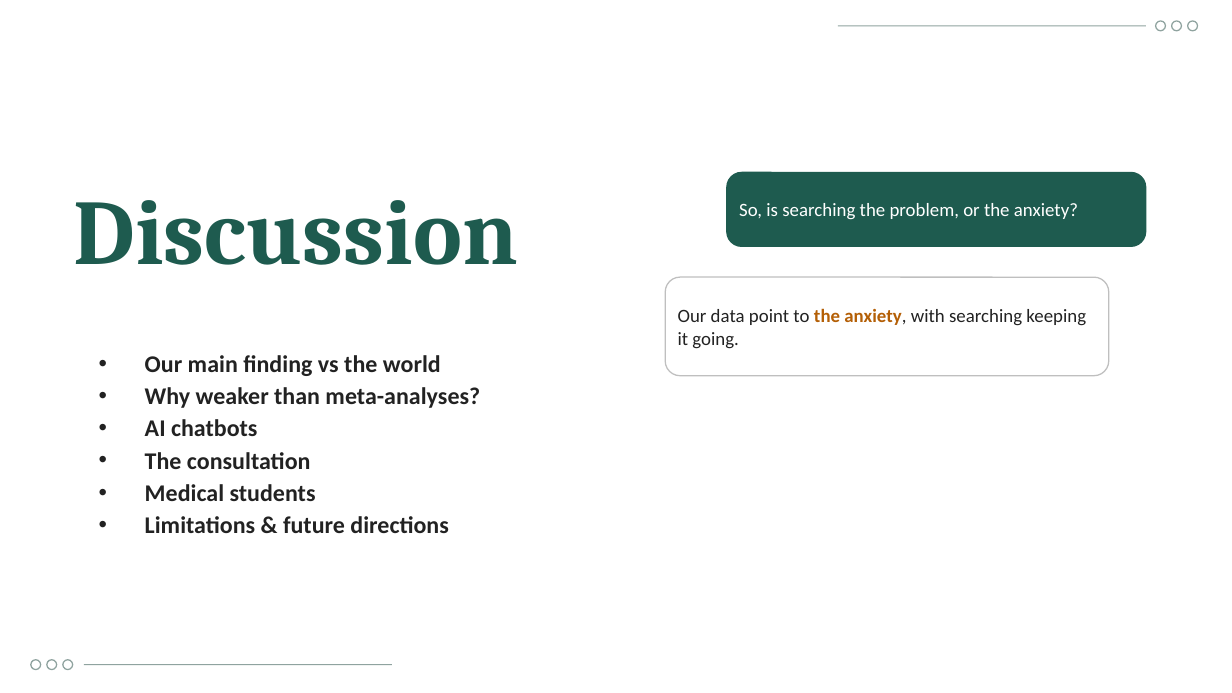
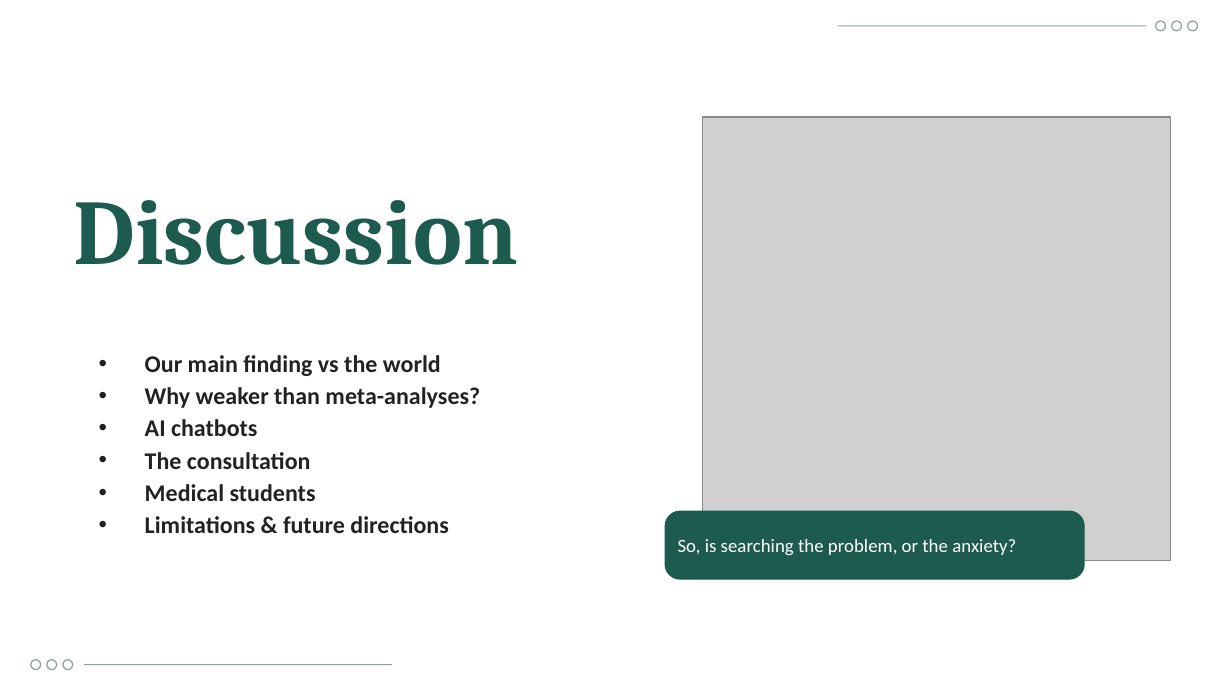
Before and after one commit to Yaseen279/History-Exam, a slide deck: slide 24 of research/output/study/Defence_Presentation_UOBCOM.pptx. Drawn at 1232x693 pixels with LibreOffice and Linux fonts; fonts in the diff are those of the drawing; grey boxes stand for pictures; background and template pictures are left out. Boxes give left, top, right and bottom in pixels: in the first picture for what was removed or moved away, otherwise in the second. Text is boxed around its words. In the diff, an @@ line names an element or a change of style, - is before the commit and + after.

```diff
--- a/research/output/study/Defence_Presentation_UOBCOM.pptx
+++ b/research/output/study/Defence_Presentation_UOBCOM.pptx
@@ rectangle added at bbox=[695, 110, 1178, 568], fill #FFFFFF, outline #FFFFFF 1 pt @@
@@ picture added at bbox=[702, 117, 1170, 561] @@
@@ rounded rectangle removed at bbox=[727, 172, 1146, 246] @@
@@ text removed at bbox=[678, 308, 1086, 349] @@
-Our data point to the anxiety, with searching keeping it going.
@@ rounded rectangle: place and size @@
-rounded rectangle at bbox=[665, 277, 1109, 376]
+rounded rectangle at bbox=[665, 511, 1084, 579]
@@ rounded rectangle at bbox=[665, 511, 1084, 579]: fill #FFFFFF to #1E5B4F; outline #BFBFBF 0.75 pt to #1E5B4F 0.75 pt; proportions changed @@
@@ text "So, is searching the problem, ...": place and size @@
-text "So, is searching the problem, ..." at bbox=[739, 203, 1078, 220]
+text "So, is searching the problem, ..." at bbox=[678, 539, 1016, 555]
```
Also in this commit, not shown: 8 other slides changed, 1 slide added, 14 other files.
